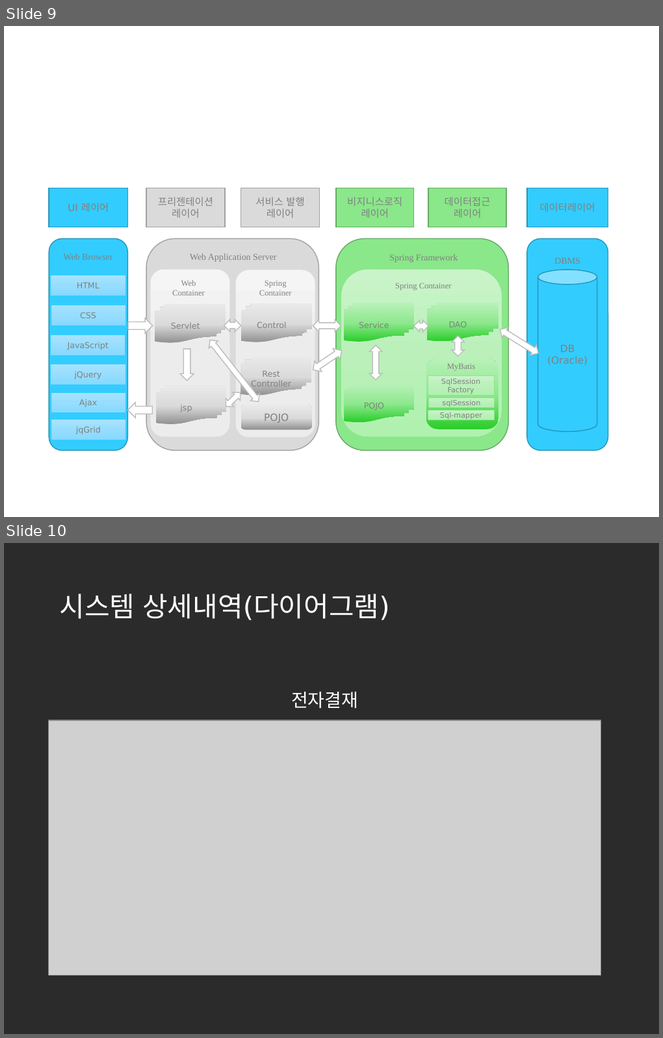
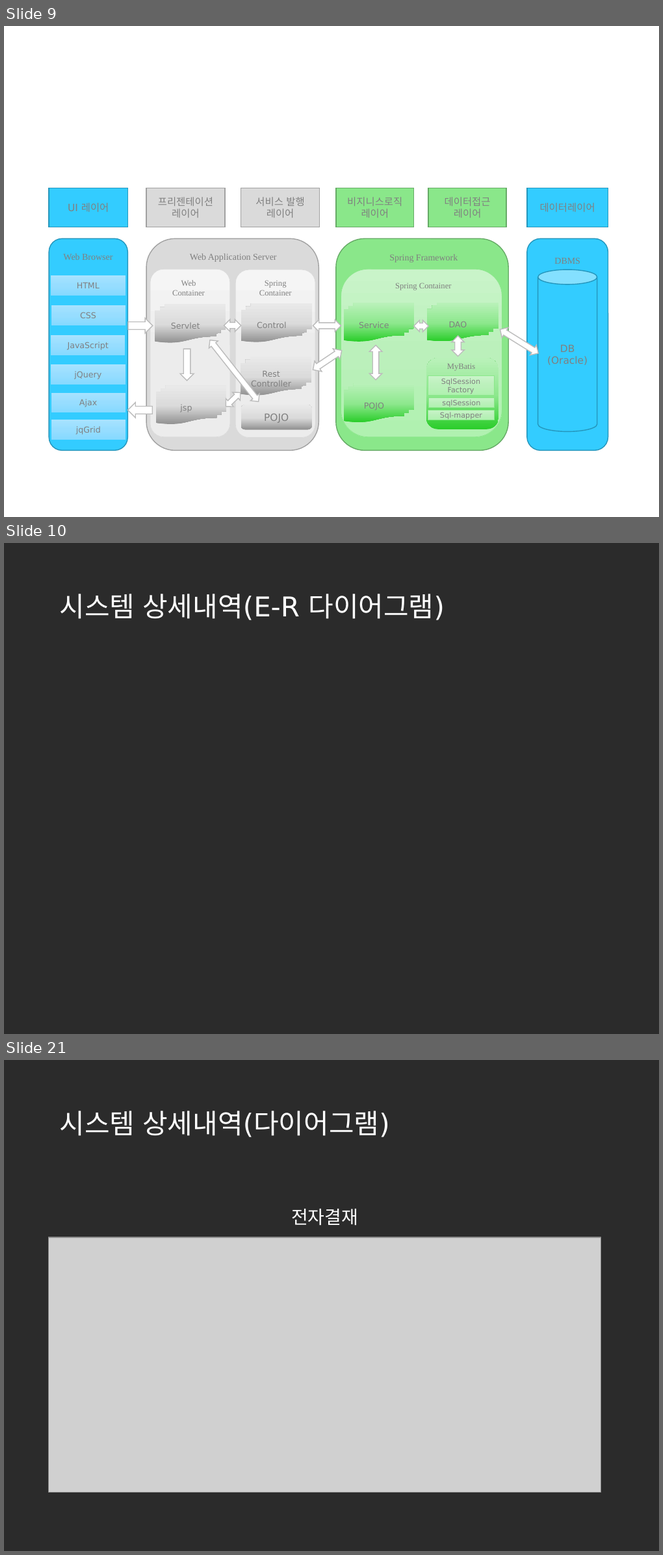
Before and after one commit to korea600/useful, a slide deck: Useful/UML/Presentation/useful_ppt_초안(수정중).pptx. Shown one above the other, each under a label of ours: slides 9 and 10 before the commit, slides 9, 10 and 21 after it; the slides between them are not shown. The pictures are 663x1038 and 663x1555 pixels, drawn with LibreOffice and Linux fonts; fonts in the diff are those of the drawing; grey boxes stand for pictures; background and template pictures are left out; a plain dark background stands for a picture behind light text. Boxes give left, top, right and bottom in pixels: in the first picture for what was removed or moved away, otherwise in the second. Text is boxed around its words. In the diff, an @@ line names an element or a change of style, - is before the commit and + after.

```diff
--- a/Useful/UML/Presentation/useful_ppt_초안(수정중).pptx
+++ b/Useful/UML/Presentation/useful_ppt_초안(수정중).pptx
@@ slide 10 added at <box>4,543,659,1034</box>, background picture (left out) @@
@@ title added at <box>60,594,445,620</box>, 30 pt, text #FFFFFF @@
+시스템 상세내역(E-R 다이어그램)
@@ what was slide 10 is now slide 21 @@
```
Also in this commit, not shown: 10 other slides added.
